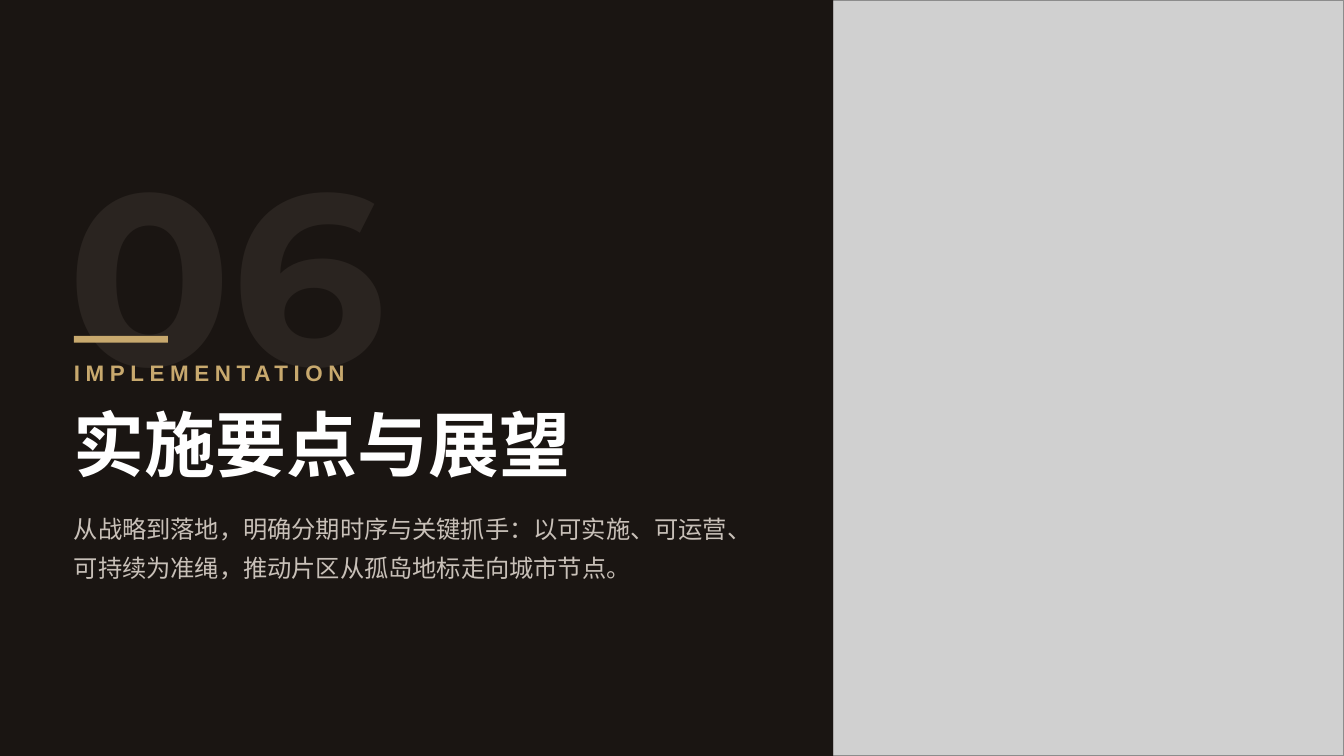
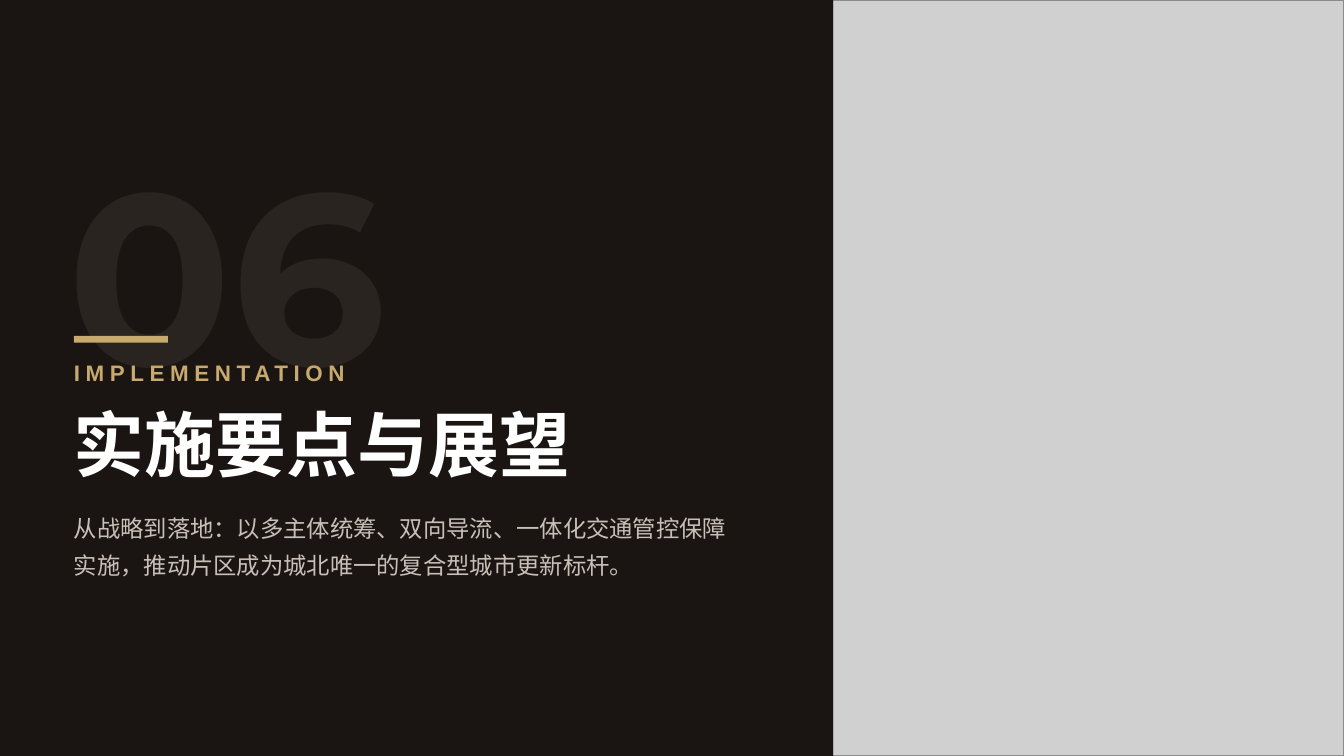
Before and after one commit to everglowwwww/LeoLee-Artical-and-Speech, a slide deck: slide 27 of 和平片区整体规划方案.pptx (slide 29 before the commit). Drawn at 1344x756 pixels with LibreOffice and Linux fonts; fonts in the diff are those of the drawing; grey boxes stand for pictures. Boxes give left, top, right and bottom in pixels: in the first picture for what was removed or moved away, otherwise in the second. Text is boxed around its words. In the diff, an @@ line names an element or a change of style, - is before the commit and + after.

```diff
--- a/和平片区整体规划方案.pptx
+++ b/和平片区整体规划方案.pptx
@@ text at (74, 517, 726, 576): text changed; size 13 to 12.5 pt @@
-从战略到落地，明确分期时序与关键抓手：以可实施、可运营、可持续为准绳，推动片区从孤岛地标走向城市节点。
+从战略到落地：以多主体统筹、双向导流、一体化交通管控保障实施，推动片区成为城北唯一的复合型城市更新标杆。
```
Also in this commit, not shown: 10 other slides changed, 18 slides added, 20 slides removed.
